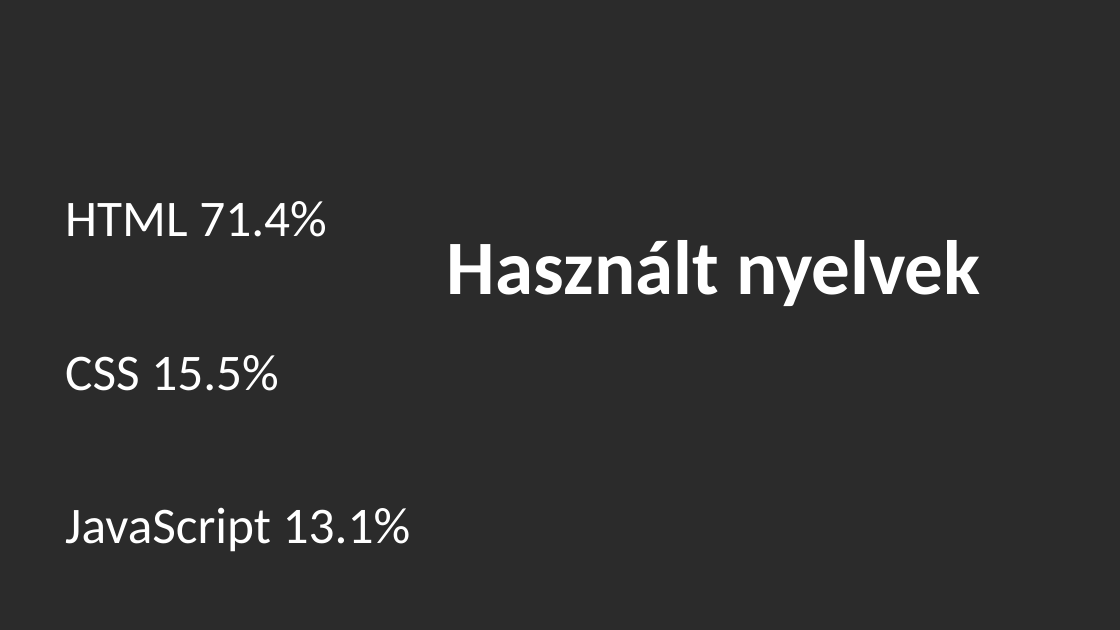
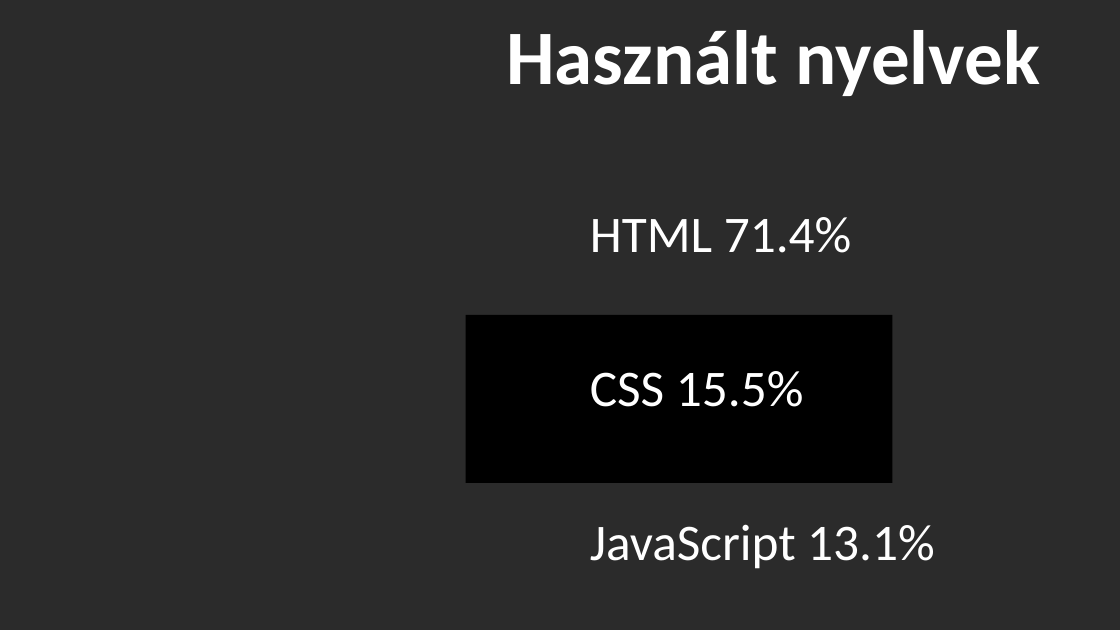
Before and after one commit to boksaylevente2009/Rajongoi9A-D, a slide deck: slide 4 of Dwayne Johnson.pptx. Drawn at 1120x630 pixels with LibreOffice and Linux fonts; fonts in the diff are those of the drawing; background and template pictures are left out; a plain dark background stands for a picture behind light text. Boxes give left, top, right and bottom in pixels: in the first picture for what was removed or moved away, otherwise in the second. Text is boxed around its words. In the diff, an @@ line names an element or a change of style, - is before the commit and + after.

```diff
--- a/Dwayne Johnson.pptx
+++ b/Dwayne Johnson.pptx
@@ text "Használt nyelvek": place and size @@
-text "Használt nyelvek" at box(447, 240, 980, 306)
+text "Használt nyelvek" at box(506, 30, 1040, 96)
@@ text "HTML 71.4%": place and size @@
-text "HTML 71.4%" at box(65, 201, 410, 552)
+text "HTML 71.4%" at box(590, 217, 934, 569)
@@ rectangle added at box(465, 315, 892, 483), fill #000000 @@
```
Also in this commit, not shown: 2 other slides changed, 1 slide removed.
